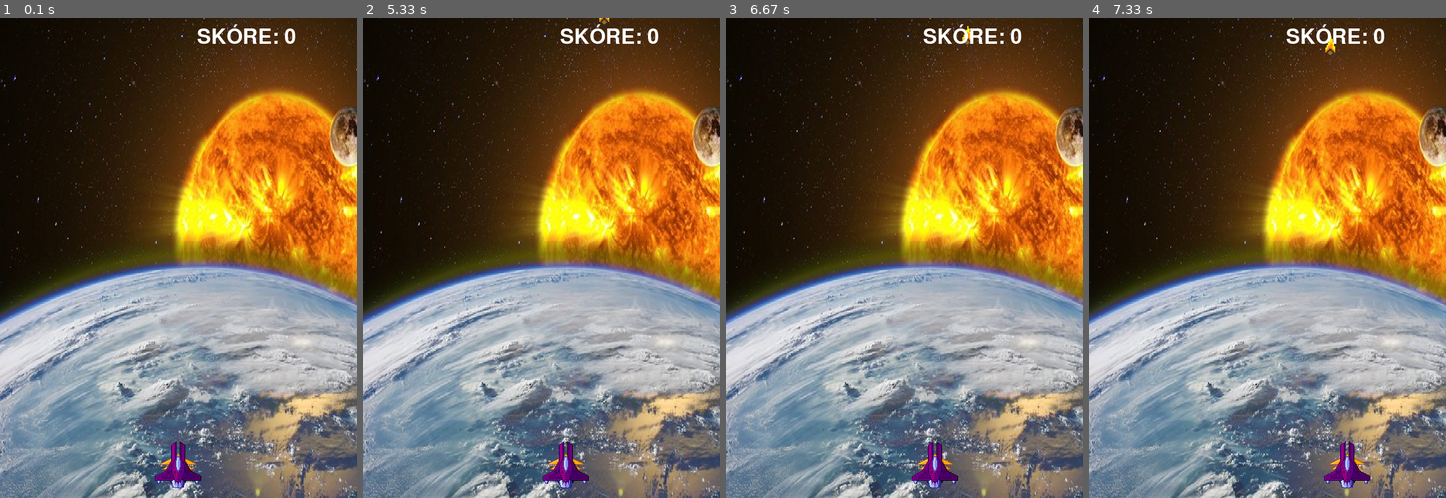
Above: before the commit, frames 1-4 (left to right).
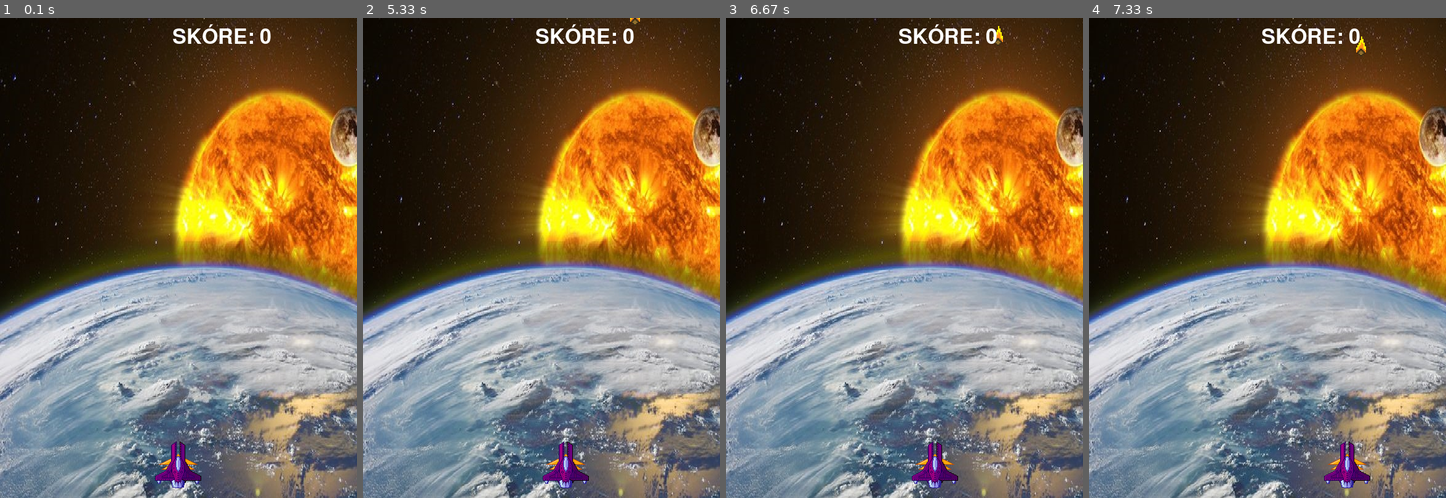
Above: after the commit, the same moments.

Repository: JanKurdila/pygame_avoid_meteors
Game: pygame game, started from main.py
Two runs of this game, one before a commit and one after it. Both use one fixed random seed, a clock stepped at 60 frames per second and the inputs below.
Inputs:
- Up to frame 1 (0.1 s): no input
- Up to frame 2 (5.33 s): hold Right 0.33-0.8 s; hold Right 0.83-1.3 s; hold Left 1.33-1.87 s; hold Left 1.9-2.3 s; hold Right 2.33-2.97 s; hold Left 3-3.47 s; hold Right 3.5-3.97 s; hold Right 4-4.47 s; hold Left 4.5-5.03 s; hold Left from 5.07 s (still down)
- Up to frame 3 (6.67 s): release Left at 5.47 s; hold Right 5.5-6.13 s; hold Left 6.17-6.63 s
- Up to frame 4 (7.33 s): hold Right 6.67-7.13 s; hold Right from 7.17 s (still down)

The runs differ from the first frame. In frame 1, 0.6% of the frame differs, in the area x 48-83%, y 1-6%; in frame 2, 0.7%; in frame 3, 0.7%; in frame 4, 0.7%, in the area x 48-83%, y 1-8%.

Commit message:
17) Vloženie špec. obrázku (trojuhlník), pohybuje sa väčšou rýchlosťou a sú zaň + 10 bodov pri zrážke

Diff:
--- a/Config/config.py
+++ b/Config/config.py
@@ -5,14 +5,18 @@
 POZADIE = pygame.image.load("IMAGES/pozadie.jpg")
 RAKETA = pygame.image.load("IMAGES/raketa.png")
 METEOR = pygame.image.load("IMAGES/meteor1.png")
+SPEC_OBR = pygame.image.load("IMAGES/t.jpg")
 RYCHLOST_PADU_METEORU = 0
 METEOR_INKREMENT = 4
 POCET_METEOROV = 0
+POCET_ITERACII_METEOROV = 0 # aby som generoval pad špec. obrázka napr. po každej druhej iteraci meteorov
 
 SURADNICE_RAKETY = (250, 685)
 # SURADNICE_METEORU = (250, 30) už nepotrebujeme, lebo ich bude generovať funkcia
 
 POZICIA_TEXTU_KONCA_HRY = (175, 400)
+
+RYCHLEJSIA_RYCHLOST_PADU = 4
 
 FPS = 25
 STEP = 5
@@ -20,4 +24,4 @@
 pygame.init()
 FONT_HRY = pygame.font.SysFont("comicsans", 50)
 FARBA_TEXTU = pygame.Color(255, 255, 255)
-POZICIA_TEXTU = (320, 10)
+POZICIA_TEXTU = (280, 10)
--- a/main.py
+++ b/main.py
@@ -9,13 +9,13 @@
         if x_coordinate > 10:  # Aby raketa nešla za ľavý okraj
             x_coordinate -= config.STEP  # Pohyb rakety vľavo
     if keys[pygame.K_RIGHT]:
-        if x_coordinate < 480:  # Aby raketa nešla za pravý okraj
+        if x_coordinate < config.ROZLISENIE[0] - config.RAKETA.get_width() - 10:  # Aby raketa nešla za pravý okraj
             x_coordinate += config.STEP  # Pohyb rakety vpravo
     return x_coordinate
 
 def generate_meteor(meteor_image):
     """Funkcia bude generovať meteor na náhodnom mieste"""
-    return {'x': random.choice(range(10, 440, 50)),
+    return {'x': random.choice(range(10, config.ROZLISENIE[0] - meteor_image.get_width(), 50)),
             'y': random.choice(range(-10, -500, -50)),
             'mask': pygame.mask.from_surface(meteor_image)}
 
@@ -23,9 +23,15 @@
     """Funkcia zistí či nastala kolízia meteoru a rakety"""
     x_off = mask2_coordinate[0] - mask1_coordinate[0]
     y_off = mask2_coordinate[1] - mask1_coordinate[1]
-    if mask1.overlap(mask2, (x_off, y_off)):  # Funkcia overlap zisťuje prekrytie masiek
-        return True
-    return False
+    return mask1.overlap(mask2, (x_off, y_off)) is not None
+
+def generate_special_item(special_image):
+    """Funkcia bude generovať špeciálny objekt na náhodnom mieste"""
+    return {
+        'x': random.choice(range(10, config.ROZLISENIE[0] - special_image.get_width(), 50)),
+        'y': random.choice(range(-10, -500, -50)),
+        'mask': pygame.mask.from_surface(special_image)
+    }
 
 if __name__ == "__main__":
     pygame.init()
@@ -35,6 +41,7 @@
     pozadie = config.POZADIE
     raketa = config.RAKETA
     meteor_image = config.METEOR  # Musíme premenovať meteor na napr. meteor_image, lebo nižšie používame cyklus for meteor in meteory:
+    special_image = config.SPEC_OBR
     font_hry = config.FONT_HRY
 
     # Ideme riešiť kolíziu rakety a meteoru
@@ -44,8 +51,10 @@
 
     score = 0
     meteory = []
+    special_items = []
 
-    koniec_hry = False   #   Ukončenie hry
+    koniec_hry = False   # Ukončenie hry
+
 
     while True:
         keys = pygame.key.get_pressed()
@@ -56,6 +65,11 @@
             config.POCET_METEOROV += config.METEOR_INKREMENT
             for i in range(config.POCET_METEOROV):
                 meteory.append(generate_meteor(meteor_image))
+            config.POCET_ITERACII_METEOROV += 1
+
+        if config.POCET_ITERACII_METEOROV % 3 == 0:
+            special_items.append(generate_special_item(special_image))
+            config.POCET_ITERACII_METEOROV += 1  # Zabezpečí, že sa špeciálny objekt objaví iba každé dve iterácie
 
         for event in pygame.event.get():
             if event.type == pygame.QUIT:
@@ -75,15 +89,21 @@
                     score += 1
                     meteory.remove(meteor)
                 if is_collision(maska_rakety, meteor['mask'], (x, config.SURADNICE_RAKETY[1]), (meteor['x'], meteor['y'])):
-                    # print("GAME OVER")
-                    # Keď prejde meteor cez raketu tak trba urobiť hneď stop hry, inak sa hra neukonči1!!!
                     koniec_hry = True
+
+            for item in special_items[:]:
+                window.blit(special_image, (item['x'], item['y']))
+                item['y'] += config.RYCHLEJSIA_RYCHLOST_PADU
+                if item['y'] > config.ROZLISENIE[1]:
+                    special_items.remove(item)
+                if is_collision(maska_rakety, item['mask'], (x, config.SURADNICE_RAKETY[1]), (item['x'], item['y'])):
+                    score += 10
+                    special_items.remove(item)
 
         if koniec_hry:
             text_na_konci_hry = font_hry.render(f"GAME OVER", True, config.FARBA_TEXTU)
             window.blit(text_na_konci_hry, config.POZICIA_TEXTU_KONCA_HRY)
 
-
         window.blit(score_text, config.POZICIA_TEXTU)
 
         pygame.display.update()
Binary file added: IMAGES/t.jpg
